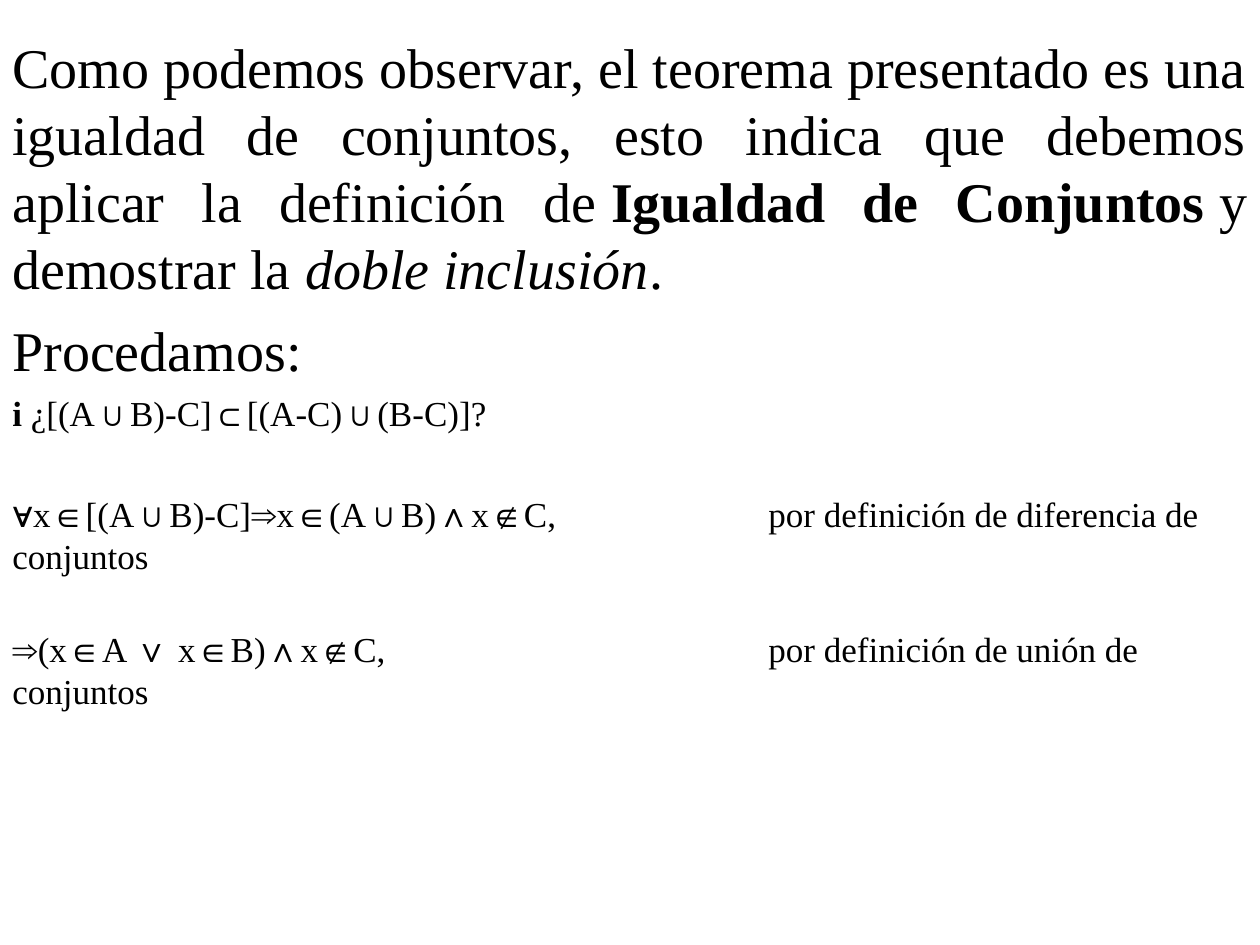
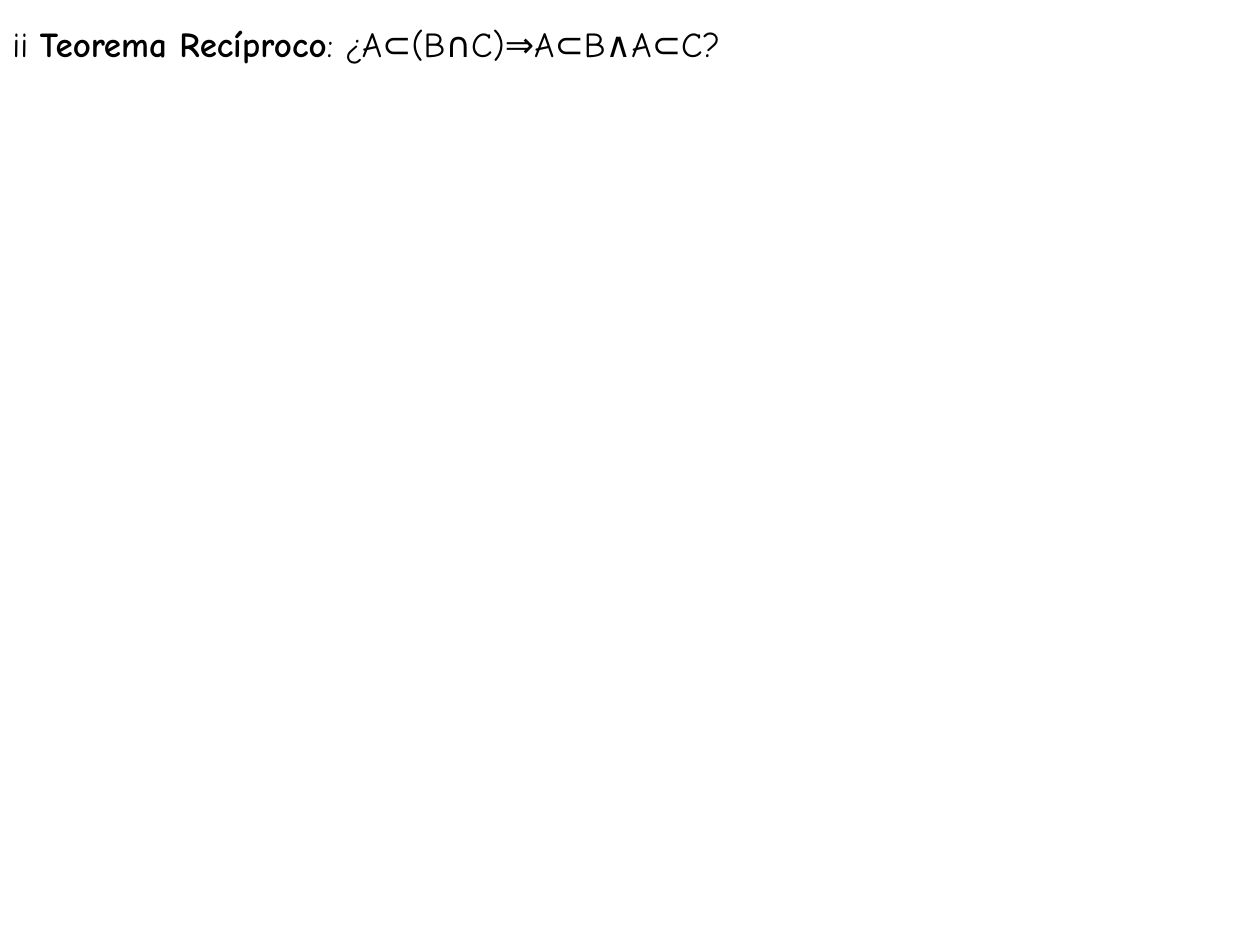
Before and after one commit to jc-gi/tc, a slide deck: slide 70 of slides/Def_Teo_Demostracion.ppt (slide 28 before the commit). Drawn at 1260x945 pixels with LibreOffice and Linux fonts; fonts in the diff are those of the drawing. Boxes give left, top, right and bottom in pixels: in the first picture for what was removed or moved away, otherwise in the second. Text is boxed around its words. In the diff, an @@ line names an element or a change of style, - is before the commit and + after.

```diff
--- a/slides/Def_Teo_Demostracion.ppt
+++ b/slides/Def_Teo_Demostracion.ppt
@@ text at (x1=12, y1=29, x2=720, y2=64): text changed; size 32 to 20 pt; font Times New Roman to Comic Neue @@
-Como podemos observar, el teorema presentado es una igualdad de conjuntos, esto indica que debemos aplicar la definición de Igualdad de Conjuntos y demostrar la doble inclusión.
-Procedamos:
-i ¿[(A∪B)-C]⊂[(A-C)∪(B-C)]?
-∀x∈[(A∪B)-C]⇒x∈(A∪B)∧x∉C, por definición de diferencia de conjuntos
-⇒(x∈A ∨ x∈B)∧x∉C, por definición de unión de conjuntos
+ii Teorema Recíproco: ¿A⊂(B∩C)⇒A⊂B∧A⊂C?
```
Also in this commit, not shown: 55 other slides changed, 26 slides added, 1 slide removed, 2 other files.
